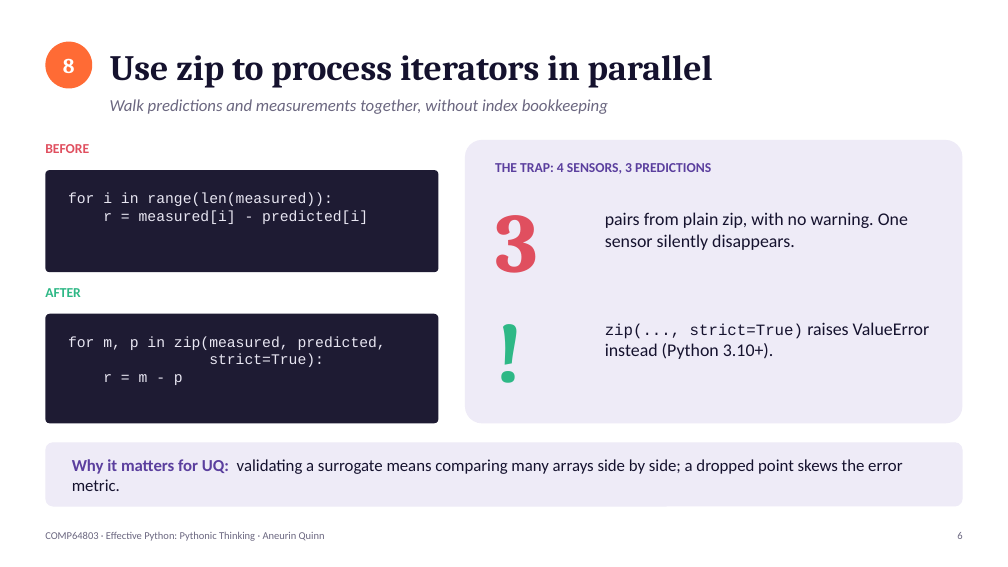
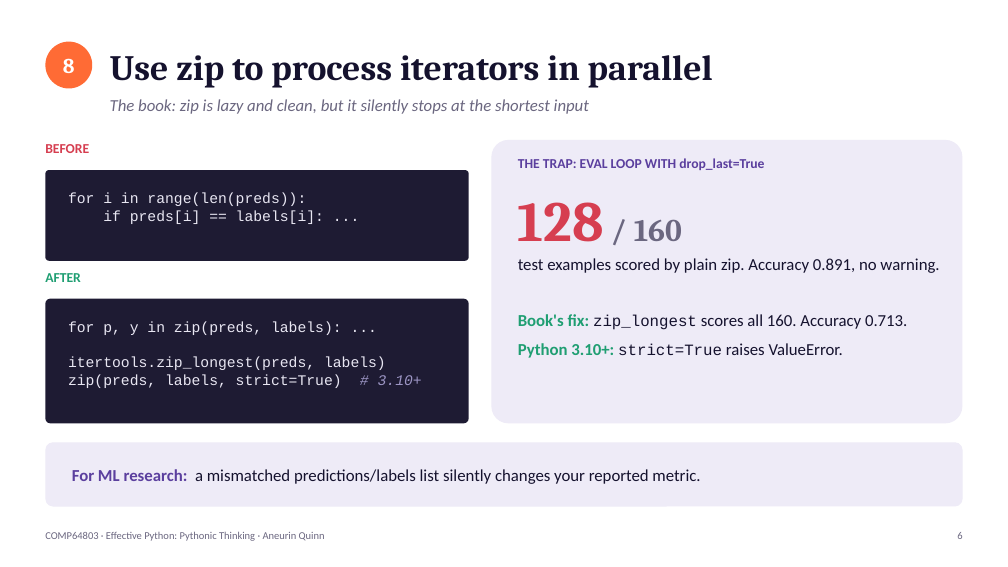
Before and after one commit to mingfeisun/COMP64803-Responsible-Reproducible-AI, a slide deck: slide 6 of cohort-2026/Aneurin_Quinn/Effective_Python/Pythonic_Thinking_AQ.pptx. Drawn at 1008x567 pixels with LibreOffice and Linux fonts; fonts in the diff are those of the drawing. Boxes give left, top, right and bottom in pixels: in the first picture for what was removed or moved away, otherwise in the second. Text is boxed around its words. In the diff, an @@ line names an element or a change of style, - is before the commit and + after.

```diff
--- a/cohort-2026/Aneurin_Quinn/Effective_Python/Pythonic_Thinking_AQ.pptx
+++ b/cohort-2026/Aneurin_Quinn/Effective_Python/Pythonic_Thinking_AQ.pptx
@@ text at [110, 99, 589, 114]: text changed @@
-Walk predictions and measurements together, without index bookkeeping
+The book: zip is lazy and clean, but it silently stops at the shortest input
@@ text "BEFORE" at [45, 144, 89, 153]: text colour #E04F5F to #D63E50 @@
@@ rounded rectangle: place and size @@
-rounded rectangle at [465, 140, 963, 423]
+rounded rectangle at [492, 140, 963, 423]
@@ rounded rectangle: place and size @@
-rounded rectangle at [45, 170, 439, 272]
+rounded rectangle at [45, 170, 469, 261]
@@ text at [518, 158, 764, 170]: text changed @@
-THE TRAP: 4 SENSORS, 3 PREDICTIONS
+THE TRAP: EVAL LOOP WITH drop_last=True
@@ text at [68, 192, 324, 224]: text changed @@
-for i in range(len(measured)):
-r = measured[i] - predicted[i]
+for i in range(len(preds)):
+if preds[i] == labels[i]: ...
@@ text added at [518, 202, 682, 242], 30 pt, text #6B6780, bold @@
+128 / 160
@@ text removed at [495, 215, 538, 273] @@
-3
@@ text removed at [605, 212, 908, 250] @@
-pairs from plain zip, with no warning. One sensor silently disappears.
@@ text "AFTER": place and size @@
-text "AFTER" at [45, 288, 81, 297]
+text "AFTER" at [45, 273, 81, 282]
@@ text "AFTER" at [45, 273, 81, 282]: text colour #2EB886 to #1F9E72 @@
@@ text added at [518, 258, 939, 273], 16 pt, text #15122E @@
+test examples scored by plain zip. Accuracy 0.891, no warning.
@@ rounded rectangle: place and size @@
-rounded rectangle at [45, 314, 439, 423]
+rounded rectangle at [45, 299, 469, 423]
@@ text removed at [495, 299, 594, 408] @@
-!
@@ text at [68, 321, 422, 388]: text changed @@
-for m, p in zip(measured, predicted,
-strict=True):
-r = m - p
+for p, y in zip(preds, labels): ...
+itertools.zip_longest(preds, labels)
+zip(preds, labels, strict=True) # 3.10+
@@ text at [518, 314, 907, 358]: text changed; size 17 to 16 pt @@
-zip(..., strict=True) raises ValueError instead (Python 3.10+).
+Book's fix: zip_longest scores all 160. Accuracy 0.713.
+Python 3.10+: strict=True raises ValueError.
@@ text at [72, 469, 700, 484]: text changed @@
-Why it matters for UQ: validating a surrogate means comparing many arrays side by side; a dropped point skews the error metric.
+For ML research: a mismatched predictions/labels list silently changes your reported metric.
```
Also in this commit, not shown: 7 other slides changed, 2 slides added, 2 slides removed, 8 other files.
